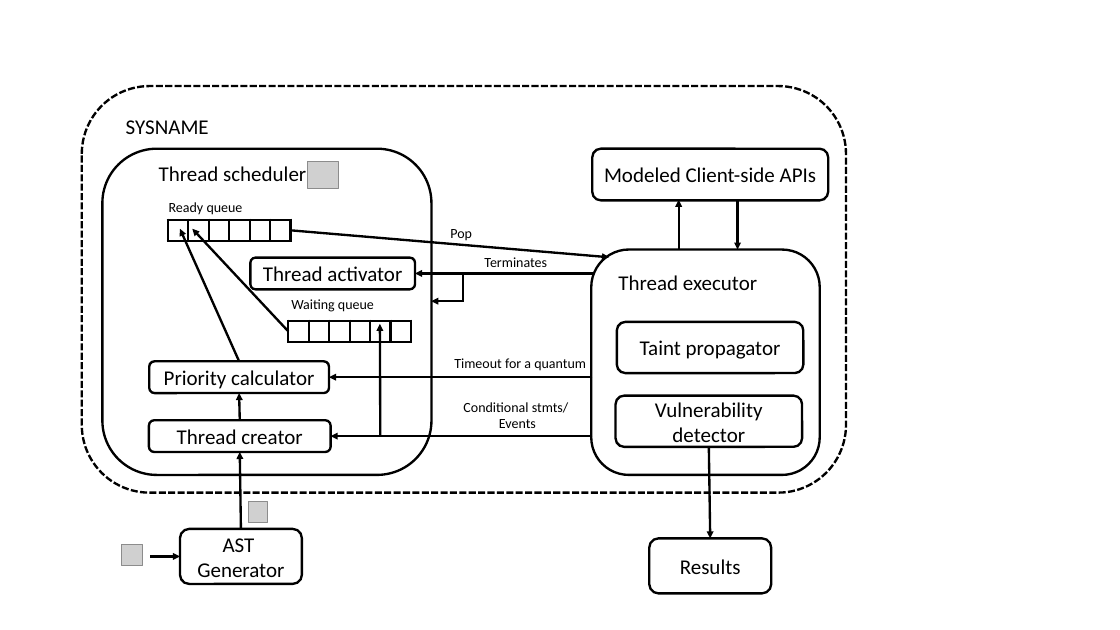
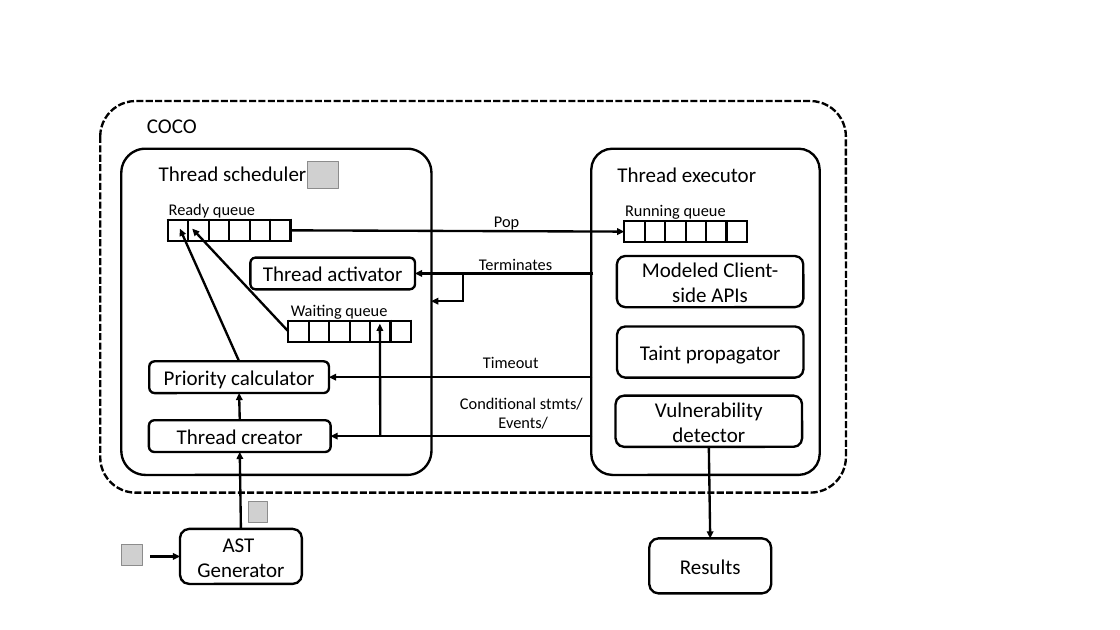
Before and after one commit to Suuuuuzy/run_JSCPG, a slide deck: slide 8 of graphs.pptx. Drawn at 1120x630 pixels with LibreOffice and Linux fonts; fonts in the diff are those of the drawing; grey boxes stand for pictures; background and template pictures are left out. Boxes give left, top, right and bottom in pixels: in the first picture for what was removed or moved away, otherwise in the second. Text is boxed around its words. In the diff, an @@ line names an element or a change of style, - is before the commit and + after.

```diff
--- a/graphs.pptx
+++ b/graphs.pptx
@@ rounded rectangle: place and size @@
-rounded rectangle at [82, 86, 846, 492]
+rounded rectangle at [100, 101, 846, 492]
@@ text at [147, 119, 197, 133]: text changed @@
-SYSNAME
+COCO
@@ rounded rectangle: place and size @@
-rounded rectangle at [103, 149, 432, 475]
+rounded rectangle at [121, 149, 431, 475]
@@ proportions changed in 3 elements at [121, 149, 431, 475], [100, 101, 846, 492], [592, 149, 820, 475] @@
@@ rounded rectangle: place and size @@
-rounded rectangle at [592, 250, 820, 475]
+rounded rectangle at [592, 149, 820, 475]
@@ text "Thread executor": place and size @@
-text "Thread executor" at [618, 275, 757, 290]
+text "Thread executor" at [617, 167, 756, 182]
@@ size 12 to 14 pt in 4 elements at [169, 203, 255, 218], [479, 259, 552, 275], [291, 304, 387, 321], [494, 216, 519, 232] @@
@@ text "Pop": place and size @@
-text "Pop" at [450, 229, 472, 241]
+text "Pop" at [494, 216, 519, 232]
@@ text added at [625, 204, 726, 221], 14 pt, text #000000 @@
+Running queue
@@ arrow removed from (679, 250) to (679, 200) @@
@@ arrow removed from (738, 200) to (738, 250) @@
@@ arrow moved from (291, 230) - (609, 257) to (291, 230) - (624, 232) @@
@@ table added at [624, 221, 745, 242], 1 rows, 6 columns @@
+ |  |  |  |  | 
@@ rounded rectangle "Modeled Client-side APIs": place and size @@
-rounded rectangle "Modeled Client-side APIs" at [592, 149, 828, 201]
+rounded rectangle "Modeled Client-side APIs" at [617, 256, 803, 308]
@@ rounded rectangle "Taint propagator": place and size @@
-rounded rectangle "Taint propagator" at [617, 322, 803, 373]
+rounded rectangle "Taint propagator" at [618, 327, 804, 378]
@@ text at [483, 356, 539, 368]: text changed; size 12 to 14 pt @@
-Timeout for a quantum
+Timeout
@@ text at [460, 397, 583, 410]: size 12 to 14 pt in "Conditional stmts/" @@
@@ text at [498, 416, 548, 429]: text changed; size 12 to 14 pt @@
-Events
+Events/
```
Also in this commit, not shown: 4 other files.
